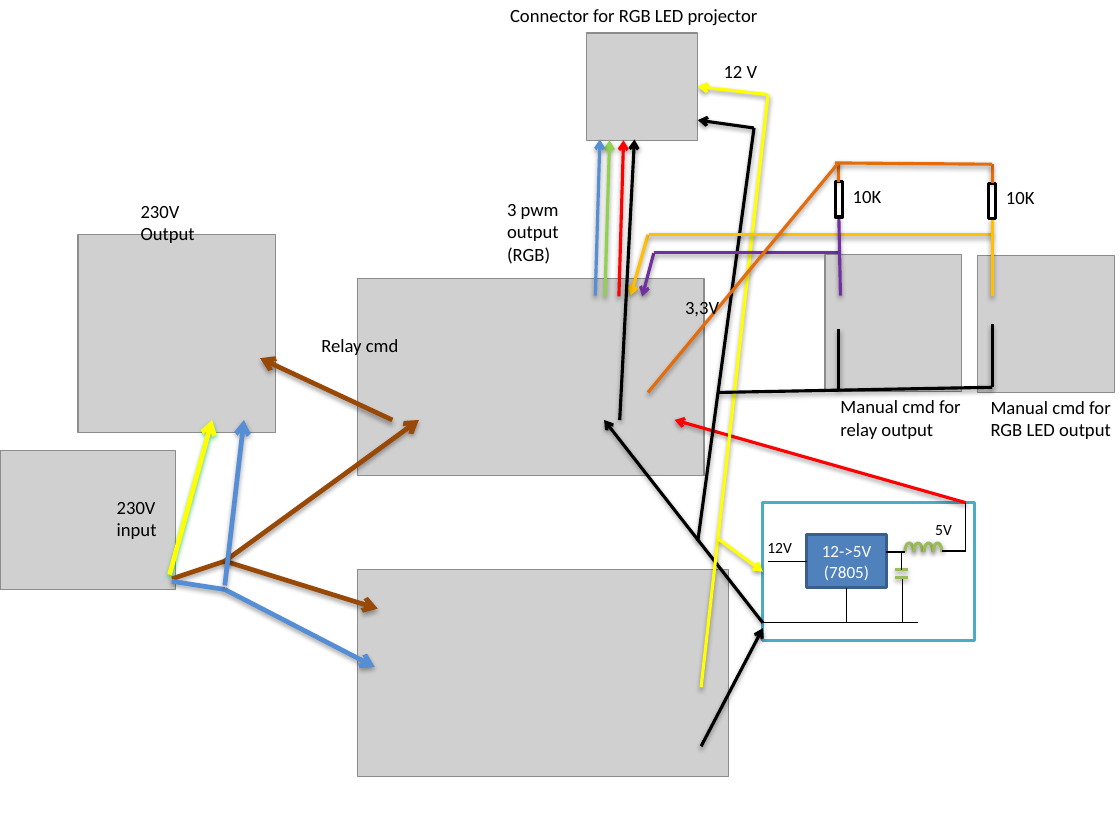
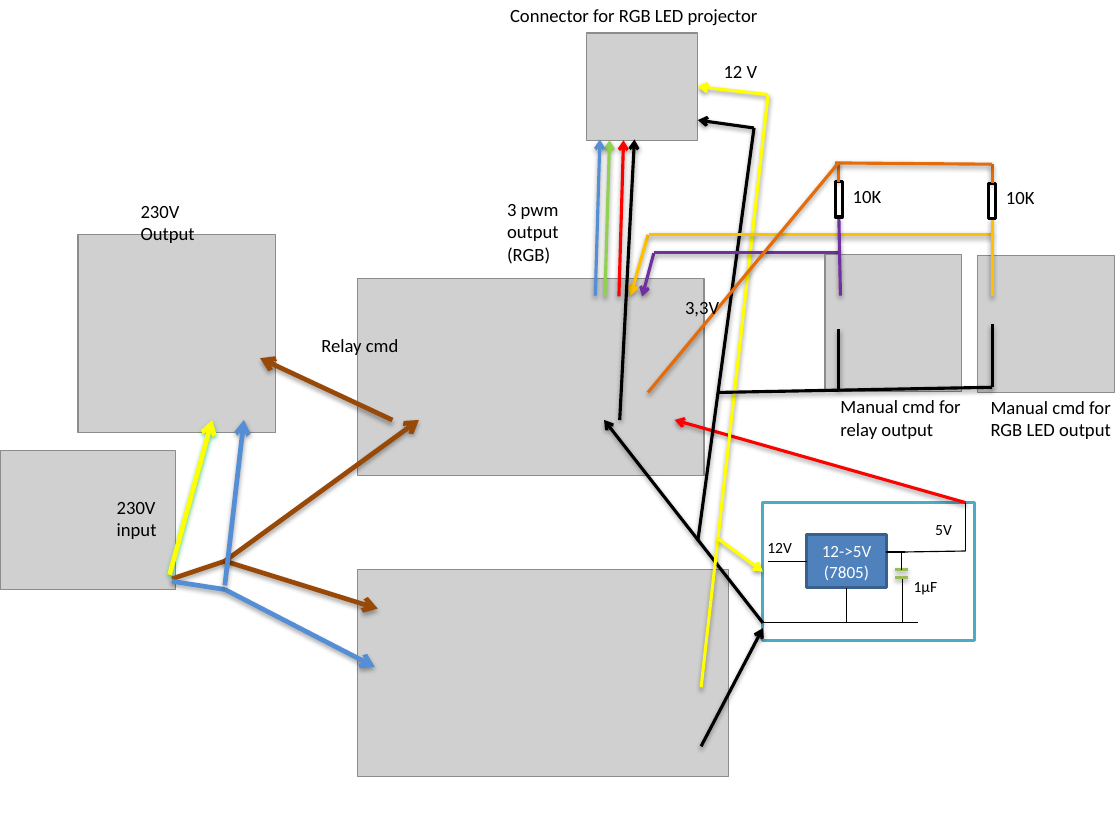
Before and after one commit to jcomega/BlueCom, a slide deck: slide 1 of Project_Management/Synoptique_RGB_LED_version.pptx. Drawn at 1120x840 pixels with LibreOffice and Linux fonts; fonts in the diff are those of the drawing; grey boxes stand for pictures. Boxes give left, top, right and bottom in pixels: in the first picture for what was removed or moved away, otherwise in the second. Text is boxed around its words. In the diff, an @@ line names an element or a change of style, - is before the commit and + after.

```diff
--- a/Project_Management/Synoptique_RGB_LED_version.pptx
+++ b/Project_Management/Synoptique_RGB_LED_version.pptx
@@ line moved from (965, 551) - (942, 551) to (965, 551) - (905, 552) @@
@@ group removed at [905, 543, 942, 561]: 4 arc (boxed as its full ellipse)s @@
@@ text added at [914, 582, 938, 595], 10 pt, text #000000 @@
+1µF
```
Also in this commit, not shown: 27 other files.
